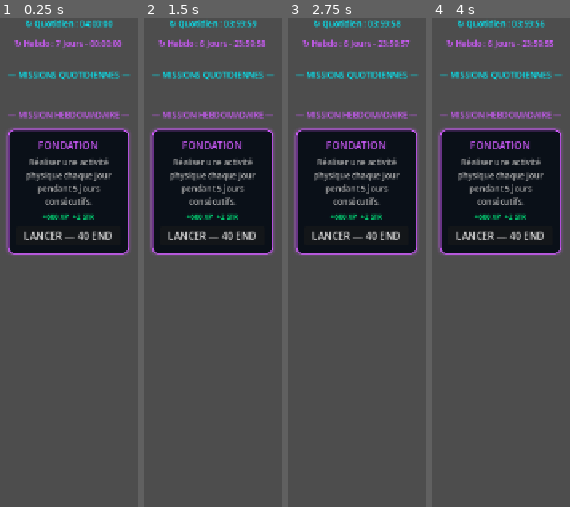
Above: before the commit, frames 1-4 (left to right).
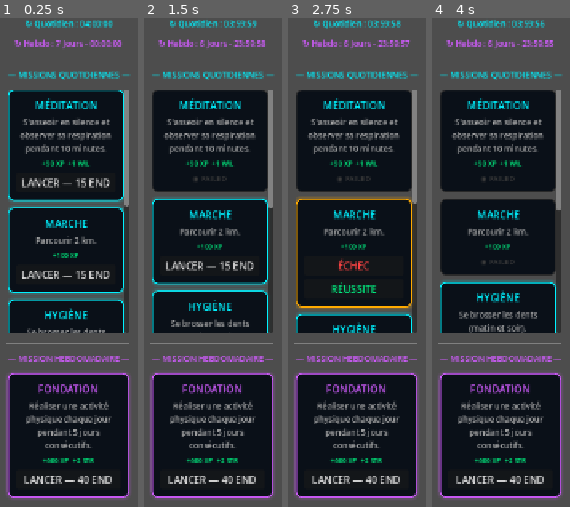
Above: after the commit, the same moments.

Repository: Argoht/Jeu
Game: Godot game, scene res://Scenes/MissionsUI.tscn
The game is run twice, just before and just after one commit, with the same random seed, the same clock (stepped at 60 frames per second) and the same inputs.
Inputs (mouse positions are in pixels of both pictures, inside the frame that each line leads up to):
- Up to frame 1 (0.25 s): no input
- Up to frame 2 (1.5 s): click "LANCER — 15 END" at 0.5 s; click (210, 184) at 1.25 s, where only the run after the commit has a clickable "ÉCHEC"
- Up to frame 3 (2.75 s): click "LANCER — 15 END" at 2 s
- Up to frame 4 (4 s): click (498, 267) at 2.75 s, where only the run after the commit has a clickable "ÉCHEC"; click "LANCER — 15 END" at 3.5 s

The runs differ from the first frame. In frame 1, 53% of the frame differs, in the area x 4-95%, y 14-99%; in frame 2, 52%; in frame 3, 53%; in frame 4, 52%.

Commit message:
fix: limite la zone quotidienne à 3 cartes visibles (~390px)
https://claude.ai/code/session_019T2txxZBcmxeHzpZfuDRYS

Diff:
--- a/jeu/Scripts/MissionsUI.gd
+++ b/jeu/Scripts/MissionsUI.gd
@@ -44,7 +44,7 @@
 
 	var daily_scroll = ScrollContainer.new()
 	daily_scroll.size_flags_horizontal = Control.SIZE_EXPAND_FILL
-	daily_scroll.size_flags_vertical = Control.SIZE_EXPAND_FILL
+	daily_scroll.custom_minimum_size = Vector2(0, 390)
 	daily_scroll.horizontal_scroll_mode = ScrollContainer.SCROLL_MODE_DISABLED
 	_main_vbox.add_child(daily_scroll)
 
